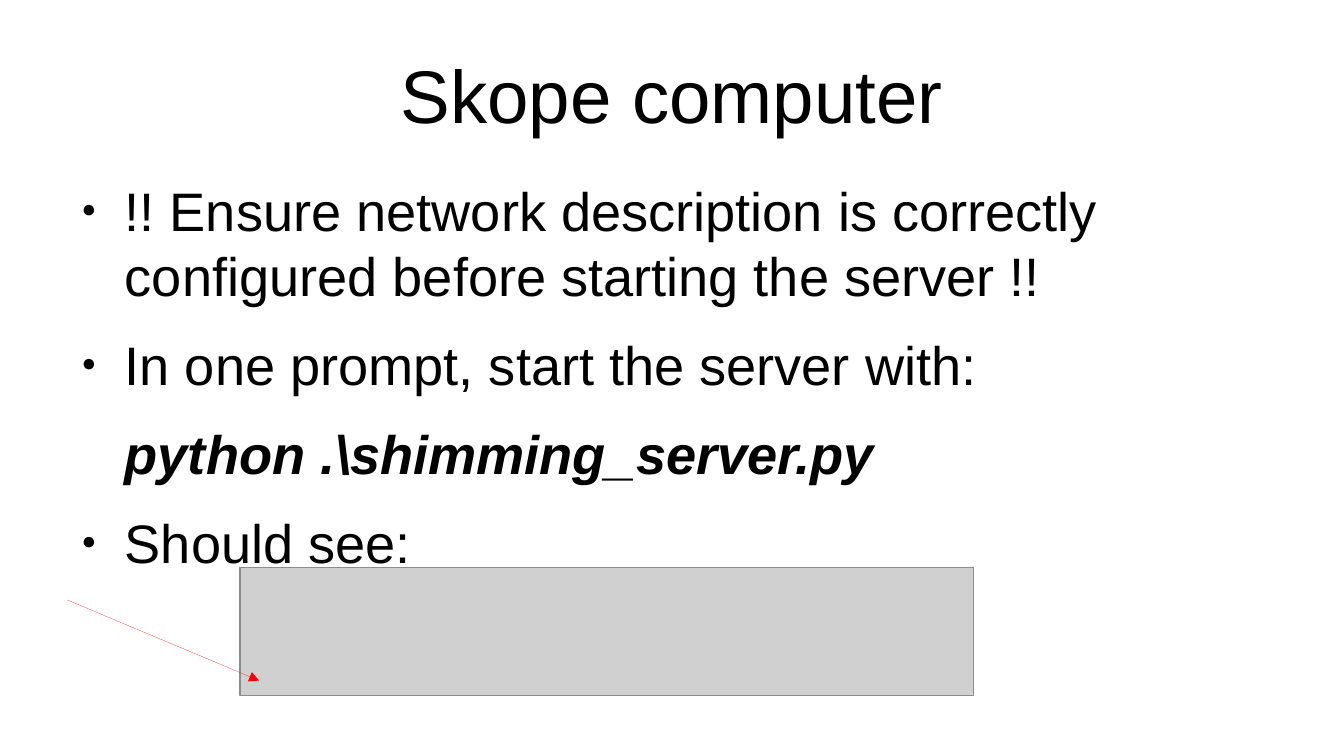
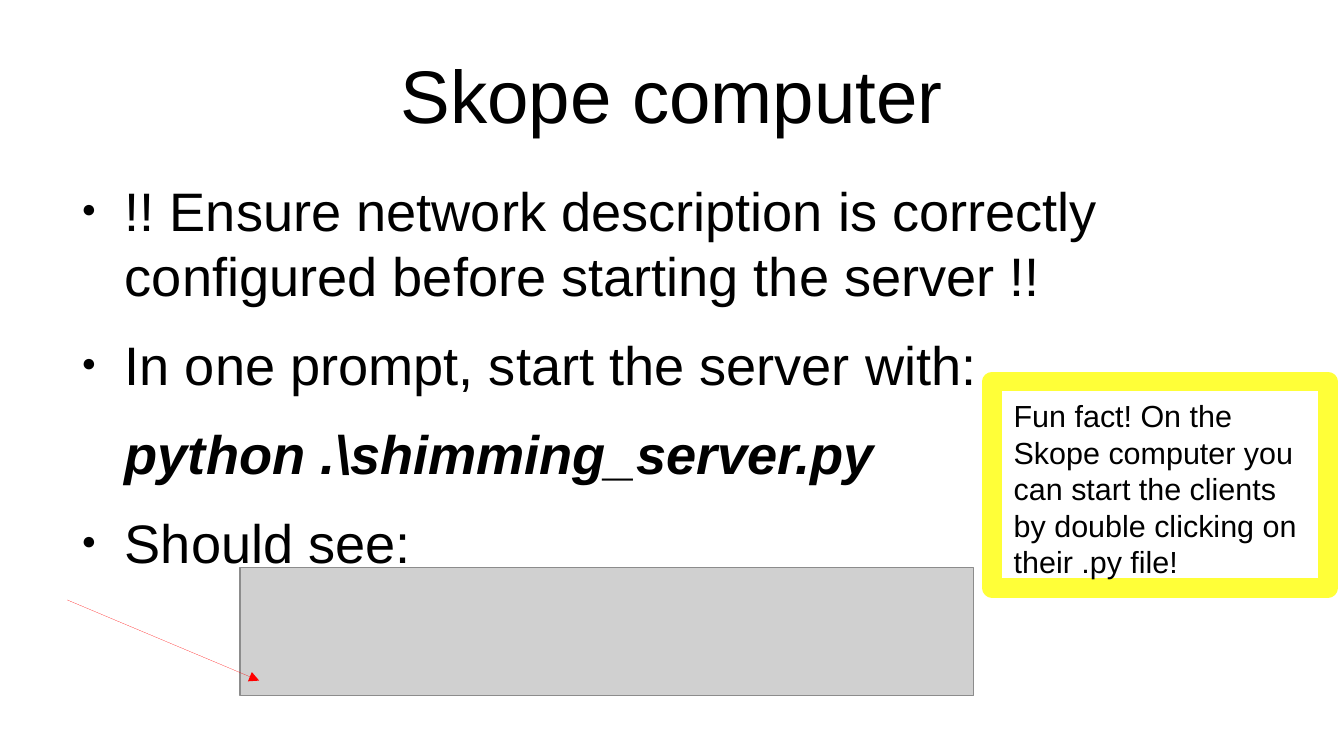
Before and after one commit to seventeenmagpie/skope-mrshim, a slide deck: slide 16 of shimmer/docs/user_guide_with_images.odp (slide 8 before the commit). Drawn at 1344x756 pixels with LibreOffice and Linux fonts; fonts in the diff are those of the drawing; grey boxes stand for pictures. Boxes give left, top, right and bottom in pixels: in the first picture for what was removed or moved away, otherwise in the second. Text is boxed around its words. In the diff, an @@ line names an element or a change of style, - is before the commit and + after.

```diff
--- a/shimmer/docs/user_guide_with_images.odp
+++ b/shimmer/docs/user_guide_with_images.odp
@@ rectangle added at <box>993,382,1329,588</box>, outline #FFFF38 11.34 pt, 18 pt, text #000000 @@
+Fun fact! On the Skope computer you can start the clients by double clicking on their .py file!
```
Also in this commit, not shown: 7 other slides changed, 24 slides added, 2 slides removed, 4 other files.
